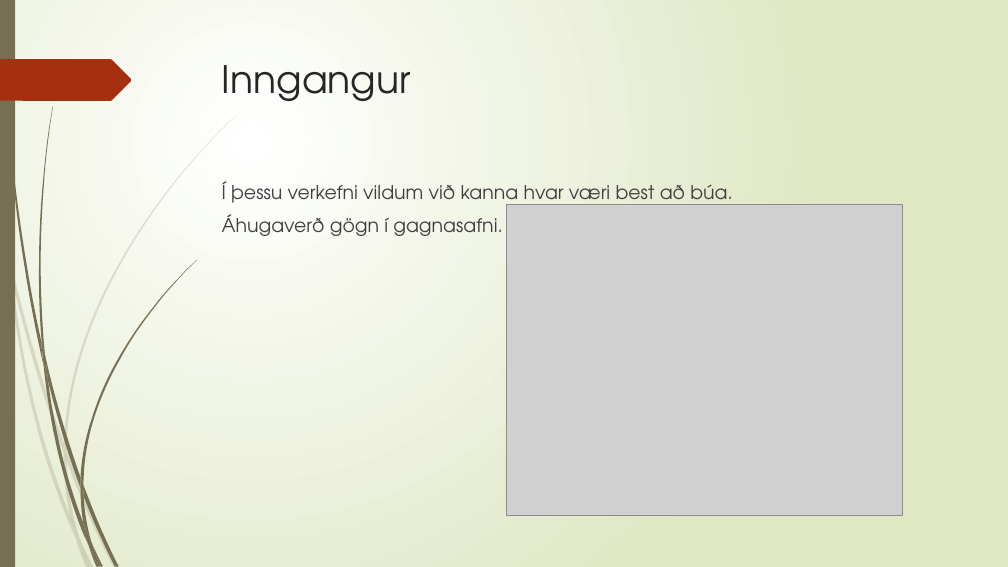
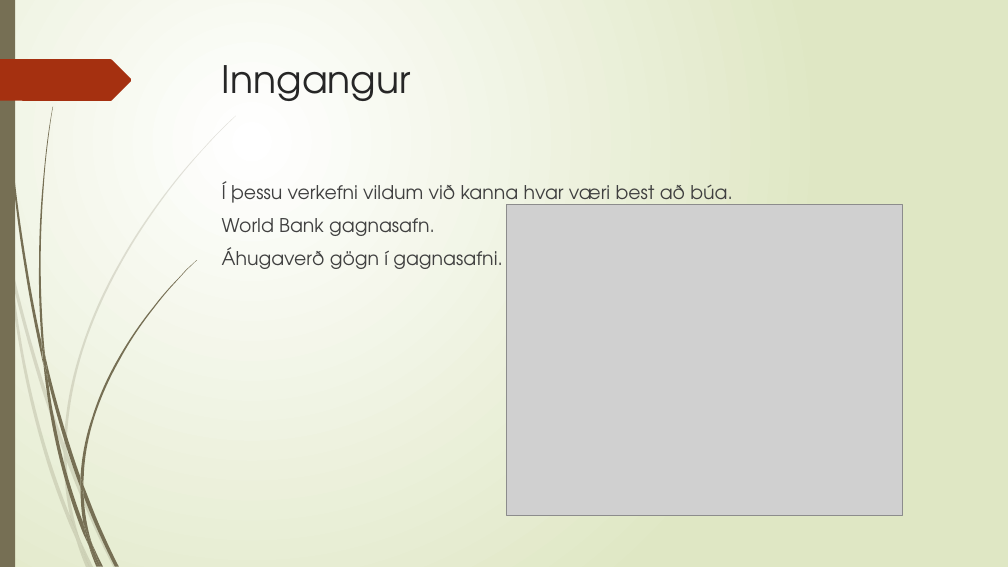
Before and after one commit to thortom/T-316-GAVI, a slide deck: slide 2 of Verkefni3/kynning/Kynning.pptx. Drawn at 1008x567 pixels with LibreOffice and Linux fonts; fonts in the diff are those of the drawing; grey boxes stand for pictures. Boxes give left, top, right and bottom in pixels: in the first picture for what was removed or moved away, otherwise in the second. Text is boxed around its words. In the diff, an @@ line names an element or a change of style, - is before the commit and + after.

```diff
--- a/Verkefni3/kynning/Kynning.pptx
+++ b/Verkefni3/kynning/Kynning.pptx
@@ text at box(222, 218, 435, 236): paragraph added @@
+World Bank gagnasafn.
```
Also in this commit, not shown: 2 other slides changed, 2 slides added, 4 slides removed.
